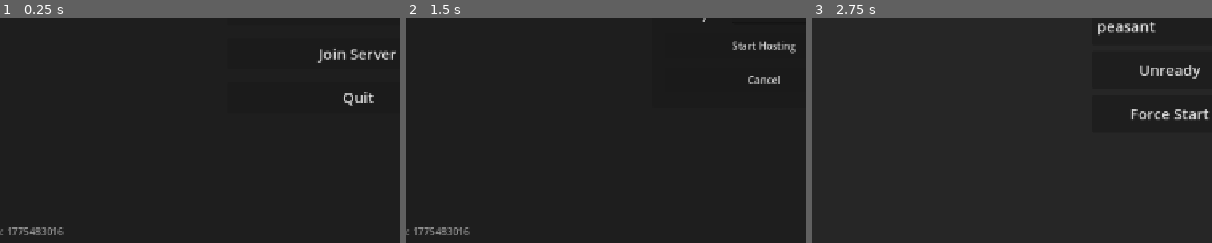
Above: before the commit, frames 1-3 (left to right).
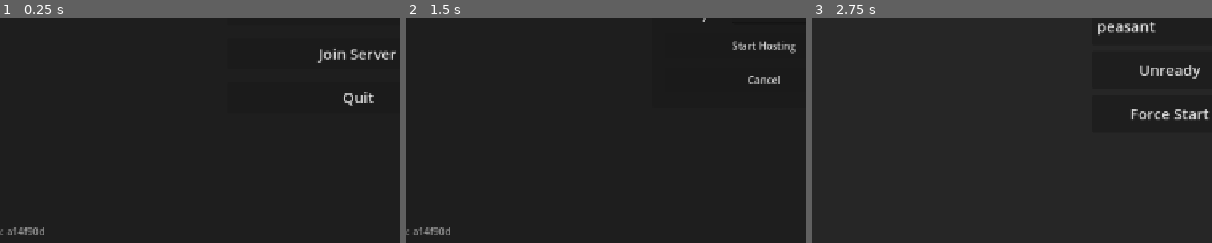
Above: after the commit, the same moments.

Repository: zakanater19/godot-roguetown
Game: Godot game, scene res://scenes/main_menu.tscn
Two runs of this game, one before a commit and one after it. Both use one fixed random seed, a clock stepped at 60 frames per second and the inputs below.
Inputs (mouse positions are % of the whole screen's width and height, from its top left):
- Up to frame 1 (0.25 s): no input
- Up to frame 2 (1.5 s): tap Enter at 0.5 s; move the mouse to (72, 45) at 0.52 s; hold D 0.53-1.25 s; hold Shift 0.53-1.25 s; click (72, 45) at 0.67 s; tap Space at 0.77 s; click "Host Server" at 1.25 s
- Up to frame 3 (2.75 s): click "Start Hosting" at 2 s
The pictures show only the part of the screen within x 5-55%, y 50-100%; the shares and areas given below are measured in that part.

The runs differ from the first frame. In frame 1, 0.3% of the frame differs, in the area x 2-16%, y 92-97%; in frame 2, 0.3%; in frame 3, nothing differs.

Commit message:
Z falling agility tweak

Diff:
--- a/scripts/core/world.gd
+++ b/scripts/core/world.gd
@@ -138,13 +138,30 @@
 		player.rpc_sync_z_level(land_z)
 		player.rpc_sync_z_level.rpc(land_z)
 
-		var dmg = randi_range(CombatDefs.FALL_DAMAGE_MIN, CombatDefs.FALL_DAMAGE_MAX) * drop
-		var target_limb = "chest"
-		if drop >= 2:
-			target_limb = Defs.LIMBS.pick_random()
-
-		player.receive_damage.rpc(dmg, target_limb)
-		rpc_broadcast_damage_log.rpc("Gravity", player.character_name, dmg, player.tile_pos, land_z, false, false, target_limb, "")
+		var agility = 10
+		if "stats" in player and player.stats.has("agility"):
+			agility = player.stats.get("agility", 10)
+
+		var avoid_chance = clamp(50.0 + (agility - 10) * 5.0 - ((drop - 1) * 20.0), 0.0, 100.0)
+		var avoided = randf() * 100.0 < avoid_chance
+
+		if avoided:
+			var peer_id = player.get_multiplayer_authority()
+			rpc_send_direct_message.rpc_id(peer_id, "[color=#aaffaa]You land safely.[/color]")
+		else:
+			var dmg = randi_range(CombatDefs.FALL_DAMAGE_MIN, CombatDefs.FALL_DAMAGE_MAX) * drop
+			var target_limb = "chest"
+			if drop >= 2:
+				target_limb = Defs.LIMBS.pick_random()
+
+			player.receive_damage.rpc(dmg, target_limb)
+			rpc_broadcast_damage_log.rpc("Gravity", player.character_name, dmg, player.tile_pos, land_z, false, false, target_limb, "")
+
+			if not player.get("is_lying_down"):
+				player.set("is_lying_down", true)
+				if player.has_method("_update_sprite"): player.call("_update_sprite")
+				if player.has_method("_update_water_submerge"): player.call("_update_water_submerge")
+				player.rpc("_rpc_sync_lying_down", true)
 
 @rpc("any_peer", "call_local", "reliable")
 func rpc_request_respawn(request_peer_id: int) -> void:
@@ -568,3 +585,8 @@
 func _on_round_restart_timeout() -> void:
 	if get_tree().current_scene.name != "MainMenu":
 		Host.execute_round_restart()
+
+@rpc("authority", "call_local", "reliable")
+func rpc_send_direct_message(message: String) -> void:
+	if has_node("/root/Sidebar"):
+		get_node("/root/Sidebar").add_message(message)
--- a/scripts/net/game_version.gd
+++ b/scripts/net/game_version.gd
@@ -5,7 +5,7 @@
 ## that a PCK patch alone cannot fix (i.e. any .gd change, new node types, etc.).
 ## Clients with a different APP_VERSION are told to download the new executable
 ## rather than being patched — preventing crashes from script/binary mismatches.
-const APP_VERSION: String = "1775483016"
+const APP_VERSION: String = "a14f90d"
 
 ## Directories whose .tres files are included in both the version hash AND the
 ## server PCK.  Keep this list in sync with _stage_res_dir_recursive's allowed[].
